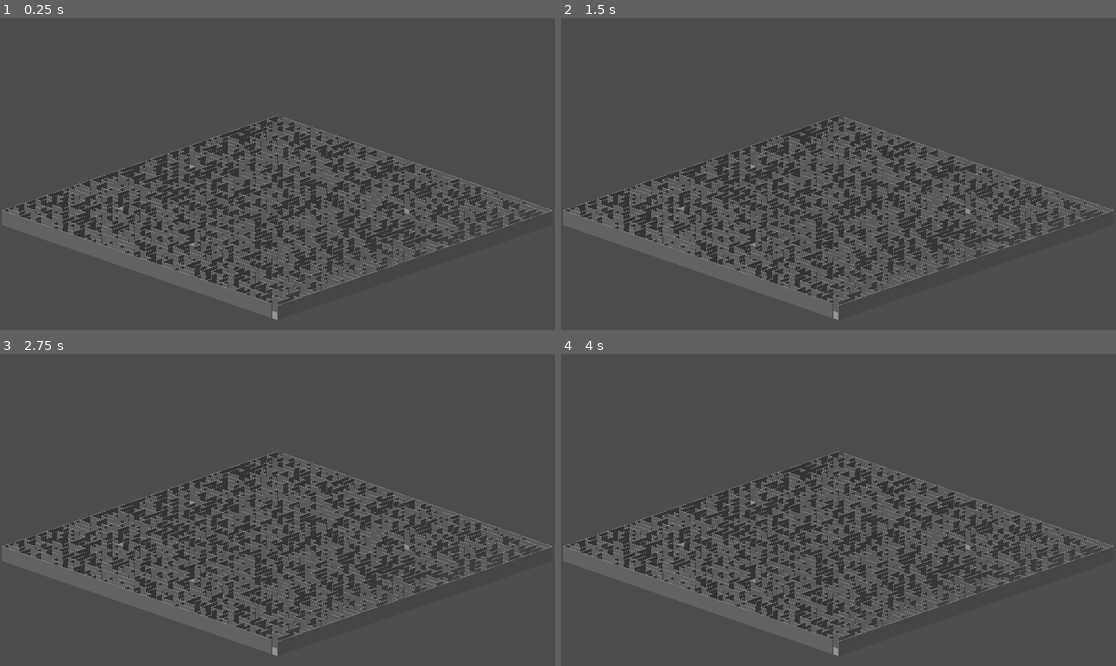
Above: before the commit, frames 1-4 (two rows, left to right).
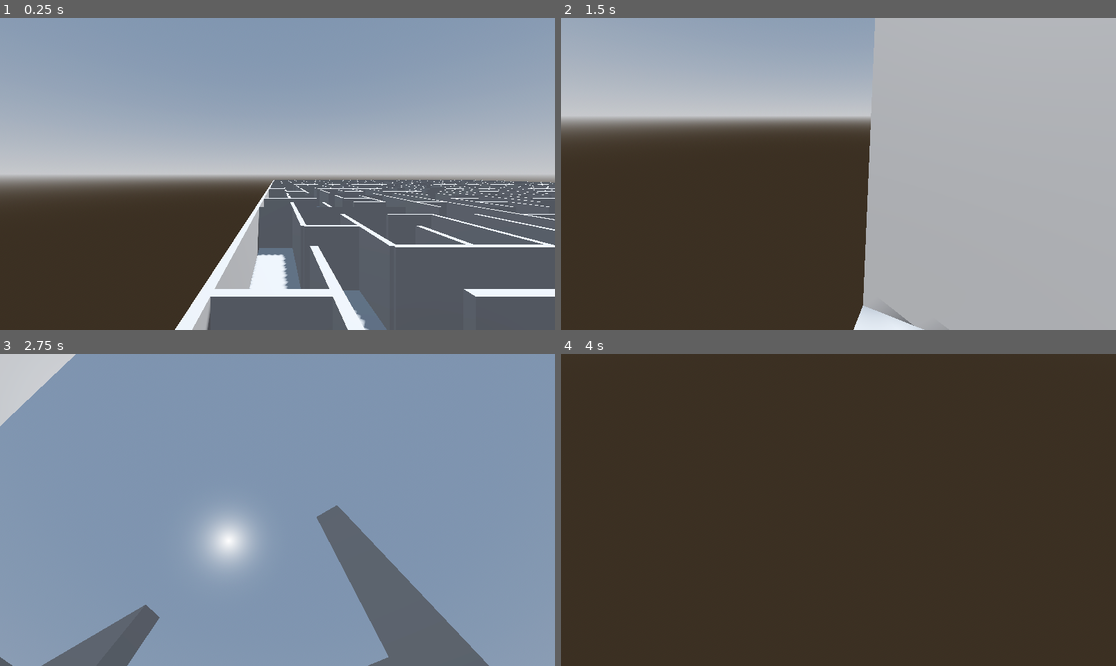
Above: after the commit, the same moments.

Repository: SPWilliford/Maze
Game: Godot game, scene res://Game.tscn
Two runs of this game, one before a commit and one after it. Both use one fixed random seed, a clock stepped at 60 frames per second and the inputs below.
Inputs (mouse positions are in pixels of both pictures, inside the frame that each line leads up to):
- Up to frame 1 (0.25 s): no input
- Up to frame 2 (1.5 s): tap Enter at 0.5 s; move the mouse to (960, 158) at 0.52 s; hold D (right, bound only after the commit) 0.53-1.28 s; tap Space (jump, bound only after the commit) at 0.6, 0.77, 1.07, 1.35 s; move the mouse to (727, 189) at 1.27 s; hold S (back, bound only after the commit) from 1.28 s (still down)
- Up to frame 3 (2.75 s): tap Space (jump, bound only after the commit) at 1.52, 1.82, 2.1 s; move the mouse to (333, 441) at 2.02 s; release S (back, bound only after the commit) at 2.03 s; hold D (right, bound only after the commit) from 2.03 s (still down)
- Up to frame 4 (4 s): tap Space (jump, bound only after the commit) at 2.75, 2.85, 3.02, 3.32, 3.6, 3.77 s; move the mouse to (810, 572) at 2.77 s; release D (right, bound only after the commit) at 2.78 s; hold W (forward, bound only after the commit) 2.78-3.53 s; tap Enter at 3.5 s; move the mouse to (1005, 556) at 3.52 s; hold A (left, bound only after the commit) from 3.53 s (still down)

The runs differ from the first frame. In frame 1, 82% of the frame differs, in the area x 0-100%, y 0-100%; in frame 2, 91%; in frame 3, 98%; in frame 4, 87%.

Commit message:
Added 1st person perpsective and movement

Diff:
--- a/Game.gd
+++ b/Game.gd
@@ -2,7 +2,7 @@
 
 @onready var maze = $MazeNode
 
-var default_maze_size = 50
+var default_maze_size = 30
 
 func _ready():
 	start_game(default_maze_size)
--- a/Game.tscn
+++ b/Game.tscn
@@ -1,29 +1,61 @@
-[gd_scene load_steps=5 format=3 uid="uid://cwb1gjw8clifr"]
+[gd_scene load_steps=10 format=3 uid="uid://cwb1gjw8clifr"]
 
 [ext_resource type="Script" path="res://Game.gd" id="1_3fw0o"]
 [ext_resource type="Script" path="res://Maze.gd" id="2_syxn0"]
-[ext_resource type="PackedScene" uid="uid://cxmcqi6sw2n2" path="res://Floor.tscn" id="3_f6krv"]
-[ext_resource type="PackedScene" uid="uid://coblm1t1w65wm" path="res://Wall.tscn" id="4_dmqmn"]
+[ext_resource type="PackedScene" uid="uid://uv0x1s8766hr" path="res://wall_instance.tscn" id="3_syjce"]
+[ext_resource type="PackedScene" uid="uid://bywa3lou02qwl" path="res://floor_instance.tscn" id="4_xmg6y"]
+[ext_resource type="Script" path="res://Player.gd" id="5_1op5b"]
+
+[sub_resource type="ProceduralSkyMaterial" id="ProceduralSkyMaterial_yj5cm"]
+sky_horizon_color = Color(0.64625, 0.65575, 0.67075, 1)
+ground_horizon_color = Color(0.64625, 0.65575, 0.67075, 1)
+
+[sub_resource type="Sky" id="Sky_kb1jc"]
+sky_material = SubResource("ProceduralSkyMaterial_yj5cm")
+
+[sub_resource type="Environment" id="Environment_y5llp"]
+background_mode = 2
+sky = SubResource("Sky_kb1jc")
+tonemap_mode = 2
+glow_enabled = true
+volumetric_fog_density = 0.028
+
+[sub_resource type="CapsuleShape3D" id="CapsuleShape3D_jwhiw"]
+radius = 0.1
+height = 0.5
 
 [node name="GameNode" type="Node3D"]
 transform = Transform3D(1, 0, 0, 0, 1, 0, 0, 0, 1, -0.0436668, 0, -0.043668)
 script = ExtResource("1_3fw0o")
 
-[node name="Camera3D" type="Camera3D" parent="."]
-transform = Transform3D(0.707107, -0.244163, 0.663615, 0, 0.938493, 0.345298, -0.707107, -0.244163, 0.663615, 50, 20, 0)
-projection = 1
-current = true
-fov = 72.8
-size = 40.104
-
-[node name="DirectionalLight3D" type="DirectionalLight3D" parent="."]
-transform = Transform3D(0.951057, -0.287317, 0.113757, 0, 0.368125, 0.929776, -0.309017, -0.88427, 0.350107, 10, 30, 10)
-
 [node name="MazeNode" type="Node3D" parent="."]
 script = ExtResource("2_syxn0")
 
-[node name="Floor" parent="MazeNode" instance=ExtResource("3_f6krv")]
+[node name="WallInstance" parent="MazeNode" instance=ExtResource("3_syjce")]
 visible = false
 
-[node name="Wall" parent="MazeNode" instance=ExtResource("4_dmqmn")]
+[node name="FloorInstance" parent="MazeNode" instance=ExtResource("4_xmg6y")]
+transform = Transform3D(1, 0, 0, 0, 1, 0, 0, 0, 1, 0, 0, 0)
 visible = false
+
+[node name="Environment" type="Node3D" parent="."]
+
+[node name="WorldEnvironment" type="WorldEnvironment" parent="Environment"]
+environment = SubResource("Environment_y5llp")
+
+[node name="DirectionalLight3D" type="DirectionalLight3D" parent="Environment"]
+transform = Transform3D(-0.866023, -0.433016, 0.250001, 0, 0.499998, 0.866027, -0.500003, 0.749999, -0.43301, 0, 0, 0)
+shadow_enabled = true
+
+[node name="Player" type="CharacterBody3D" parent="."]
+visible = false
+script = ExtResource("5_1op5b")
+
+[node name="CollisionShape3D" type="CollisionShape3D" parent="Player"]
+transform = Transform3D(1, 0, 0, 0, 1, 0, 0, 0, 1, 0, 1.5, 0)
+visible = false
+shape = SubResource("CapsuleShape3D_jwhiw")
+
+[node name="Camera3D" type="Camera3D" parent="Player"]
+transform = Transform3D(1, 0, 0, 0, 1, 0, 0, 0, 1, 0, 1.4, 0)
+visible = false
--- a/Maze.gd
+++ b/Maze.gd
@@ -1,6 +1,6 @@
 extends Node3D
 
-var maze_size = 50
+var maze_size
 var sets = {}
 var walls = []
 var removed_walls = []
@@ -14,22 +14,22 @@
 	visualize_maze()
 
 func place_outer_walls():
-	var wall_scene = preload("res://Wall.tscn")
+	var wall_scene = preload("res://wall_instance.tscn")
 	for i in range(maze_size):
+		if i != 0:
+			var wall_instance1 = wall_scene.instantiate()
+			wall_instance1.transform.origin = Vector3(i + 0.5, 1, 0)
+			add_child(wall_instance1)
 		if i != maze_size - 1:
-			var wall_instance1 = wall_scene.instantiate()
-			wall_instance1.global_transform.origin = Vector3(i + 0.5, 1, 0)
-			add_child(wall_instance1)
-		if i != 0:
 			var wall_instance2 = wall_scene.instantiate()
-			wall_instance2.global_transform.origin = Vector3(i + 0.5, 1, -maze_size)
+			wall_instance2.transform.origin = Vector3(i + 0.5, 1, -maze_size)
 			add_child(wall_instance2)
 
 	for i in range(maze_size):
 		var wall_instance3 = wall_scene.instantiate()
 		var wall_instance4 = wall_scene.instantiate()
-		wall_instance3.global_transform.origin = Vector3(0, 1, -i - 0.5)
-		wall_instance4.global_transform.origin = Vector3(maze_size, 1, -i - 0.5)
+		wall_instance3.transform.origin = Vector3(0, 1, -i - 0.5)
+		wall_instance4.transform.origin = Vector3(maze_size, 1, -i - 0.5)
 		wall_instance3.rotate(Vector3(0, 1, 0), PI / 2)
 		wall_instance4.rotate(Vector3(0, 1, 0), PI / 2)
 		add_child(wall_instance3)
@@ -74,7 +74,7 @@
 				sets[key] = root1;
 
 func place_horizontal_wall(cell_index_1, cell_index_2):
-	var wall_scene = preload("res://Wall.tscn")
+	var wall_scene = preload("res://wall_instance.tscn")
 	var wall_instance = wall_scene.instantiate()
 	var col1 = cell_index_1 % maze_size
 	var row1 = int(cell_index_1 / maze_size)
@@ -84,7 +84,7 @@
 	add_child(wall_instance)
 
 func place_vertical_wall(cell_index_1, cell_index_2):
-	var wall_scene = preload("res://Wall.tscn")
+	var wall_scene = preload("res://wall_instance.tscn")
 	var wall_instance = wall_scene.instantiate()
 	var col1 = cell_index_1 % maze_size
 	var row1 = int(cell_index_1 / maze_size)
@@ -95,16 +95,15 @@
 	add_child(wall_instance)
 
 func place_floor_tiles():
-	var floor_scene = preload("res://Floor.tscn")
+	var floor_scene = preload("res://floor_instance.tscn")
 	for x in range(maze_size):
 		for z in range(maze_size):
 			var floor_tile = floor_scene.instantiate()
-			floor_tile.transform.origin = Vector3(x + 0.5, 0, -z - 0.5)
+			floor_tile.transform.origin = Vector3(x + 0.5, 0.9, -z - 0.5)
 			add_child(floor_tile)
 
-
 func visualize_maze():
-	var wall_scene = preload("res://Wall.tscn")
+	var wall_scene = preload("res://wall_instance.tscn")
 	var cell_size = 1.0
 	for wall in walls:
 		if wall in removed_walls:
--- /dev/null
+++ b/Player.gd
@@ -0,0 +1,51 @@
+extends CharacterBody3D
+
+const SPEED = 5.0
+const JUMP_VELOCITY = 4.5
+
+var sensitivity = 0.5
+var camera_pitch = 0.0
+
+@onready var camera = $Camera3D
+
+# Get the gravity from the project settings to be synced with RigidBody nodes.
+var gravity = ProjectSettings.get_setting("physics/3d/default_gravity")
+
+func _ready():
+	var start_x = 0.5
+	var start_y = 1.5
+	var start_z = -0.5
+	global_transform.origin = Vector3(start_x, start_y, start_z)
+	Input.set_mouse_mode(Input.MOUSE_MODE_CAPTURED)
+
+func _physics_process(delta):
+	# Add the gravity.
+	if not is_on_floor():
+		velocity.y -= gravity * delta
+
+	# Handle jump.
+	if Input.is_action_just_pressed("jump") and is_on_floor():
+		velocity.y = JUMP_VELOCITY
+
+	# Get the input direction and handle the movement/deceleration.
+	# As good practice, you should replace UI actions with custom gameplay actions.
+	var input_dir = Input.get_vector("left", "right", "forward", "back")
+	var direction = (transform.basis * Vector3(input_dir.x, 0, input_dir.y)).normalized()
+	if direction:
+		velocity.x = direction.x * SPEED
+		velocity.z = direction.z * SPEED
+	else:
+		velocity.x = move_toward(velocity.x, 0, SPEED)
+		velocity.z = move_toward(velocity.z, 0, SPEED)
+
+func _input(event):
+	if event is InputEventMouseMotion:
+		rotate_y((-event.relative.x * sensitivity * PI) / 180.0)
+		camera_pitch += (-event.relative.y * sensitivity * PI) / 180.0
+		camera_pitch = clamp(camera_pitch, (-89 * PI) / 180.0, (89 * PI) / 180.0)
+		camera.rotation_degrees.x = (camera_pitch * 180.0) / PI
+
+	if Input.is_action_just_pressed("escape"):
+		get_tree().quit()
+
+	move_and_slide()
--- /dev/null
+++ b/floor_instance.tscn
@@ -0,0 +1,17 @@
+[gd_scene load_steps=3 format=3 uid="uid://bywa3lou02qwl"]
+
+[ext_resource type="PackedScene" uid="uid://cxmcqi6sw2n2" path="res://Floor.tscn" id="1_da3a0"]
+
+[sub_resource type="BoxShape3D" id="BoxShape3D_wdrkk"]
+size = Vector3(1, 0.1, 1)
+
+[node name="FloorInstance" type="StaticBody3D"]
+transform = Transform3D(1, 0, 0, 0, 1, 0, 0, 0, 1, 0, 1, 0)
+
+[node name="MeshInstance3D" parent="." instance=ExtResource("1_da3a0")]
+skeleton = NodePath("../..")
+
+[node name="CollisionShape3D" type="CollisionShape3D" parent="."]
+transform = Transform3D(1, 0, 0, 0, 1, 0, 0, 0, 1, 0, -0.1, 0)
+visible = false
+shape = SubResource("BoxShape3D_wdrkk")
--- a/project.godot
+++ b/project.godot
@@ -14,3 +14,52 @@
 run/main_scene="res://Game.tscn"
 config/features=PackedStringArray("4.2", "Forward Plus")
 config/icon="res://icon.svg"
+
+[input]
+
+ui_accept={
+"deadzone": 0.5,
+"events": [Object(InputEventKey,"resource_local_to_scene":false,"resource_name":"","device":0,"window_id":0,"alt_pressed":false,"shift_pressed":false,"ctrl_pressed":false,"meta_pressed":false,"pressed":false,"keycode":4194309,"physical_keycode":0,"key_label":0,"unicode":0,"echo":false,"script":null)
+, Object(InputEventKey,"resource_local_to_scene":false,"resource_name":"","device":0,"window_id":0,"alt_pressed":false,"shift_pressed":false,"ctrl_pressed":false,"meta_pressed":false,"pressed":false,"keycode":4194310,"physical_keycode":0,"key_label":0,"unicode":0,"echo":false,"script":null)
+, Object(InputEventKey,"resource_local_to_scene":false,"resource_name":"","device":0,"window_id":0,"alt_pressed":false,"shift_pressed":false,"ctrl_pressed":false,"meta_pressed":false,"pressed":false,"keycode":32,"physical_keycode":32,"key_label":32,"unicode":32,"echo":false,"script":null)
+, Object(InputEventKey,"resource_local_to_scene":false,"resource_name":"","device":0,"window_id":0,"alt_pressed":false,"shift_pressed":false,"ctrl_pressed":false,"meta_pressed":false,"pressed":false,"keycode":0,"physical_keycode":32,"key_label":0,"unicode":0,"echo":false,"script":null)
+]
+}
+ui_left={
+"deadzone": 0.5,
+"events": [Object(InputEventKey,"resource_local_to_scene":false,"resource_name":"","device":0,"window_id":0,"alt_pressed":false,"shift_pressed":false,"ctrl_pressed":false,"meta_pressed":false,"pressed":false,"keycode":4194319,"physical_keycode":4194319,"key_label":4194319,"unicode":0,"echo":false,"script":null)
+, Object(InputEventJoypadButton,"resource_local_to_scene":false,"resource_name":"","device":0,"button_index":13,"pressure":0.0,"pressed":false,"script":null)
+, Object(InputEventJoypadMotion,"resource_local_to_scene":false,"resource_name":"","device":0,"axis":0,"axis_value":-1.0,"script":null)
+, Object(InputEventKey,"resource_local_to_scene":false,"resource_name":"","device":0,"window_id":0,"alt_pressed":false,"shift_pressed":false,"ctrl_pressed":false,"meta_pressed":false,"pressed":false,"keycode":0,"physical_keycode":65,"key_label":0,"unicode":0,"echo":false,"script":null)
+]
+}
+forward={
+"deadzone": 0.5,
+"events": [Object(InputEventKey,"resource_local_to_scene":false,"resource_name":"","device":0,"window_id":0,"alt_pressed":false,"shift_pressed":false,"ctrl_pressed":false,"meta_pressed":false,"pressed":false,"keycode":0,"physical_keycode":87,"key_label":0,"unicode":0,"echo":false,"script":null)
+]
+}
+left={
+"deadzone": 0.5,
+"events": [Object(InputEventKey,"resource_local_to_scene":false,"resource_name":"","device":0,"window_id":0,"alt_pressed":false,"shift_pressed":false,"ctrl_pressed":false,"meta_pressed":false,"pressed":false,"keycode":0,"physical_keycode":65,"key_label":0,"unicode":0,"echo":false,"script":null)
+]
+}
+back={
+"deadzone": 0.5,
+"events": [Object(InputEventKey,"resource_local_to_scene":false,"resource_name":"","device":0,"window_id":0,"alt_pressed":false,"shift_pressed":false,"ctrl_pressed":false,"meta_pressed":false,"pressed":false,"keycode":0,"physical_keycode":83,"key_label":0,"unicode":0,"echo":false,"script":null)
+]
+}
+right={
+"deadzone": 0.5,
+"events": [Object(InputEventKey,"resource_local_to_scene":false,"resource_name":"","device":0,"window_id":0,"alt_pressed":false,"shift_pressed":false,"ctrl_pressed":false,"meta_pressed":false,"pressed":false,"keycode":0,"physical_keycode":68,"key_label":0,"unicode":0,"echo":false,"script":null)
+]
+}
+jump={
+"deadzone": 0.5,
+"events": [Object(InputEventKey,"resource_local_to_scene":false,"resource_name":"","device":-1,"window_id":0,"alt_pressed":false,"shift_pressed":false,"ctrl_pressed":false,"meta_pressed":false,"pressed":false,"keycode":0,"physical_keycode":32,"key_label":0,"unicode":32,"echo":false,"script":null)
+]
+}
+escape={
+"deadzone": 0.5,
+"events": [Object(InputEventKey,"resource_local_to_scene":false,"resource_name":"","device":0,"window_id":0,"alt_pressed":false,"shift_pressed":false,"ctrl_pressed":false,"meta_pressed":false,"pressed":false,"keycode":0,"physical_keycode":4194305,"key_label":0,"unicode":0,"echo":false,"script":null)
+]
+}
--- /dev/null
+++ b/wall_instance.tscn
@@ -0,0 +1,16 @@
+[gd_scene load_steps=3 format=3 uid="uid://uv0x1s8766hr"]
+
+[ext_resource type="PackedScene" uid="uid://coblm1t1w65wm" path="res://Wall.tscn" id="1_r4iax"]
+
+[sub_resource type="BoxShape3D" id="BoxShape3D_fqs8d"]
+size = Vector3(1, 2, 0.1)
+
+[node name="WallInstance" type="StaticBody3D"]
+
+[node name="MeshInstance3D" parent="." instance=ExtResource("1_r4iax")]
+transform = Transform3D(1, 0, 0, 0, 1, 0, 0, 0, 1, 0, 0, 0)
+skeleton = NodePath("../..")
+
+[node name="CollisionShape3D" type="CollisionShape3D" parent="."]
+visible = false
+shape = SubResource("BoxShape3D_fqs8d")
